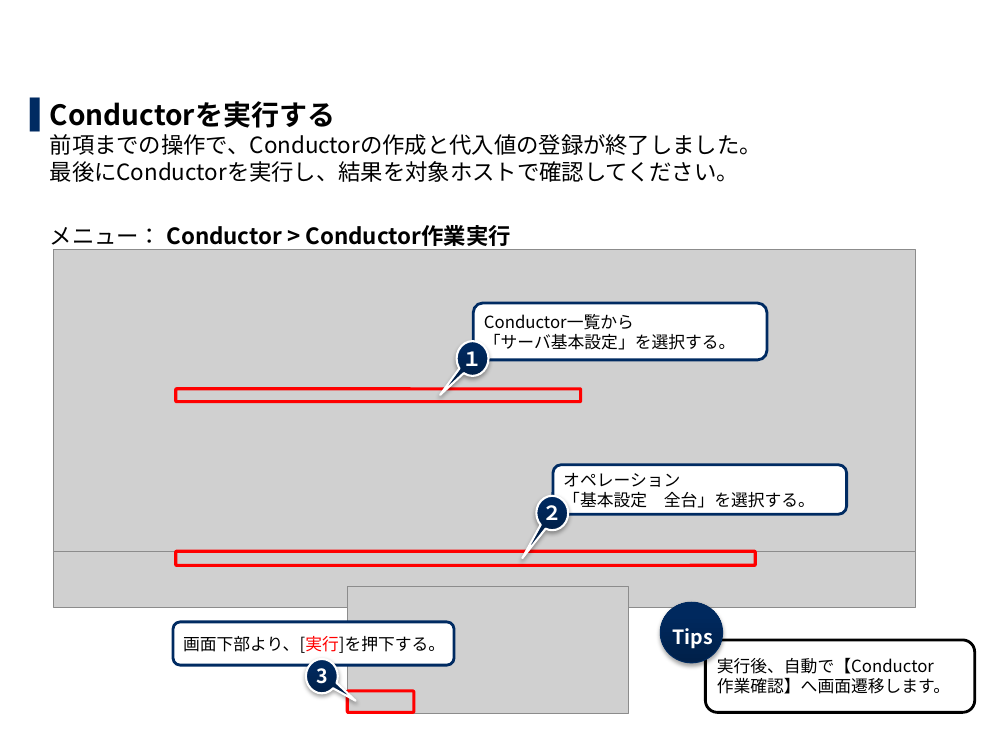
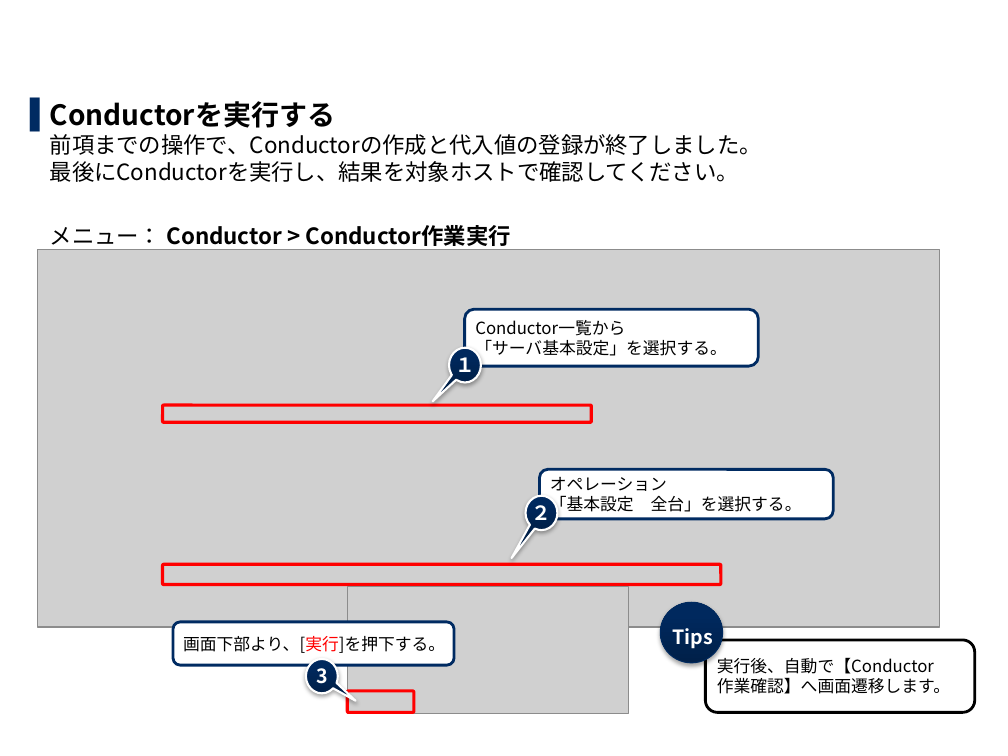
Before and after one commit to exastro-suite/it-automation-docs, a slide deck: slide 31 of asset/Learn_ja/ITA-hg-ps_practice_ja.pptx. Drawn at 1008x756 pixels with LibreOffice and Linux fonts; fonts in the diff are those of the drawing; grey boxes stand for pictures; background and template pictures are left out. Boxes give left, top, right and bottom in pixels: in the first picture for what was removed or moved away, otherwise in the second. Text is boxed around its words. In the diff, an @@ line names an element or a change of style, - is before the commit and + after.

```diff
--- a/asset/Learn_ja/ITA-hg-ps_practice_ja.pptx
+++ b/asset/Learn_ja/ITA-hg-ps_practice_ja.pptx
@@ picture: place and size @@
-picture at (53,250,916,552)
+picture at (37,249,939,627)
@@ rounded rectangle "Conductor一覧から 「サーバ基本設定」を選択する。": place and size @@
-rounded rectangle "Conductor一覧から 「サーバ基本設定」を選択する。" at (474,303,767,360)
+rounded rectangle "Conductor一覧から 「サーバ基本設定」を選択する。" at (465,309,758,366)
@@ speech bubble "１": place and size @@
-speech bubble "１" at (457,341,489,376)
+speech bubble "１" at (450,348,482,383)
@@ rounded rectangle: place and size @@
-rounded rectangle at (175,389,581,402)
+rounded rectangle at (162,405,591,422)
@@ rounded rectangle "オペレーション 「基本設定 全台」を選択する。": place and size @@
-rounded rectangle "オペレーション 「基本設定 全台」を選択する。" at (553,465,847,514)
+rounded rectangle "オペレーション 「基本設定 全台」を選択する。" at (539,470,833,519)
@@ speech bubble "２": place and size @@
-speech bubble "２" at (536,496,569,530)
+speech bubble "２" at (525,496,557,530)
@@ picture removed at (53,551,916,607) @@
@@ rounded rectangle: place and size @@
-rounded rectangle at (175,551,755,565)
+rounded rectangle at (162,564,721,585)
```
Also in this commit, not shown: 10 other slides changed, 1 other file.
